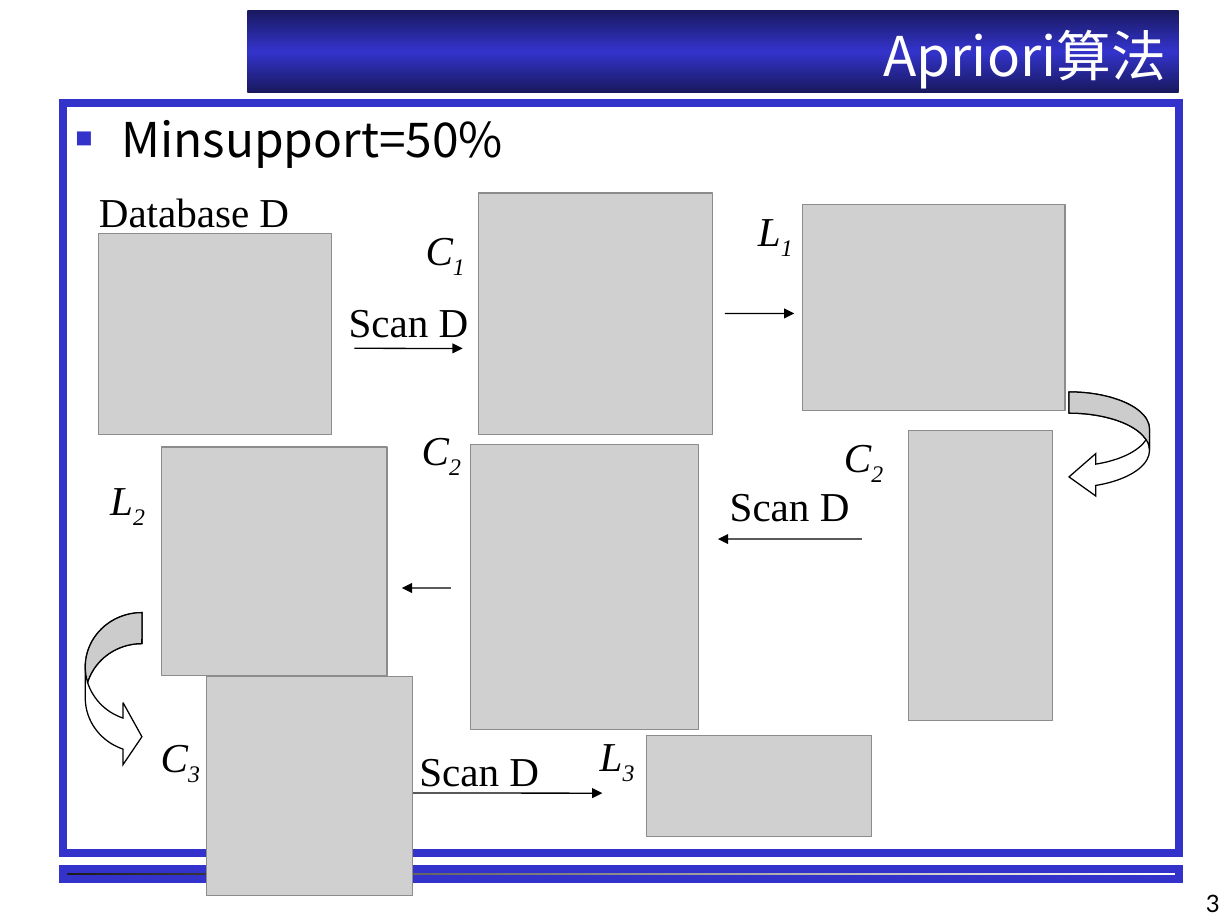
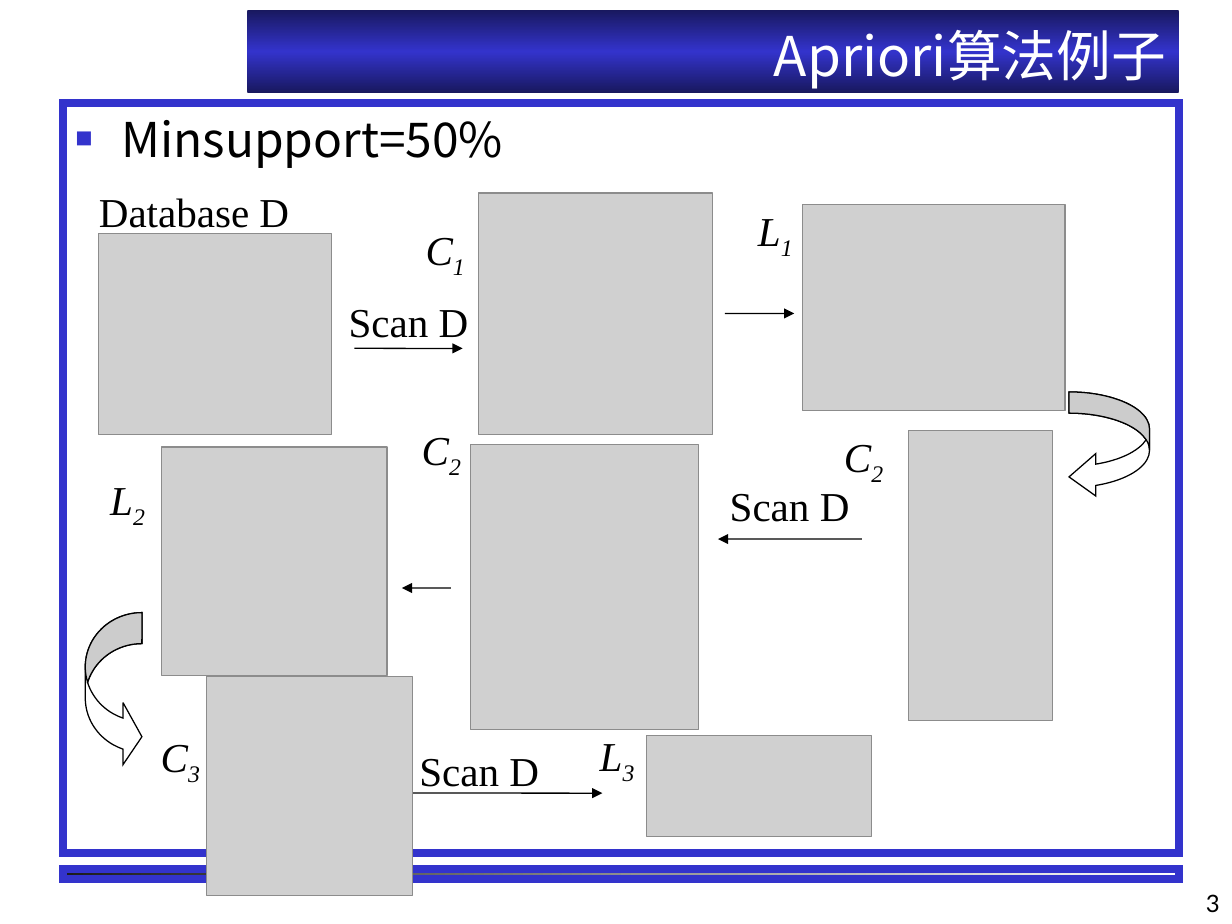
Before and after one commit to shfkuang/shfkuang.github.io, a slide deck: slide 3 of dm/ch3.2.ppt. Drawn at 1232x924 pixels with LibreOffice and Linux fonts; fonts in the diff are those of the drawing; grey boxes stand for pictures; background and template pictures are left out. Boxes give left, top, right and bottom in pixels: in the first picture for what was removed or moved away, otherwise in the second. Text is boxed around its words. In the diff, an @@ line names an element or a change of style, - is before the commit and + after.

```diff
--- a/dm/ch3.2.ppt
+++ b/dm/ch3.2.ppt
@@ title at (x1=774, y1=20, x2=1166, y2=90): text changed @@
-Apriori算法
+Apriori算法例子
```
Also in this commit, not shown: 1 other slide changed, 1 slide removed, 1 other file.
